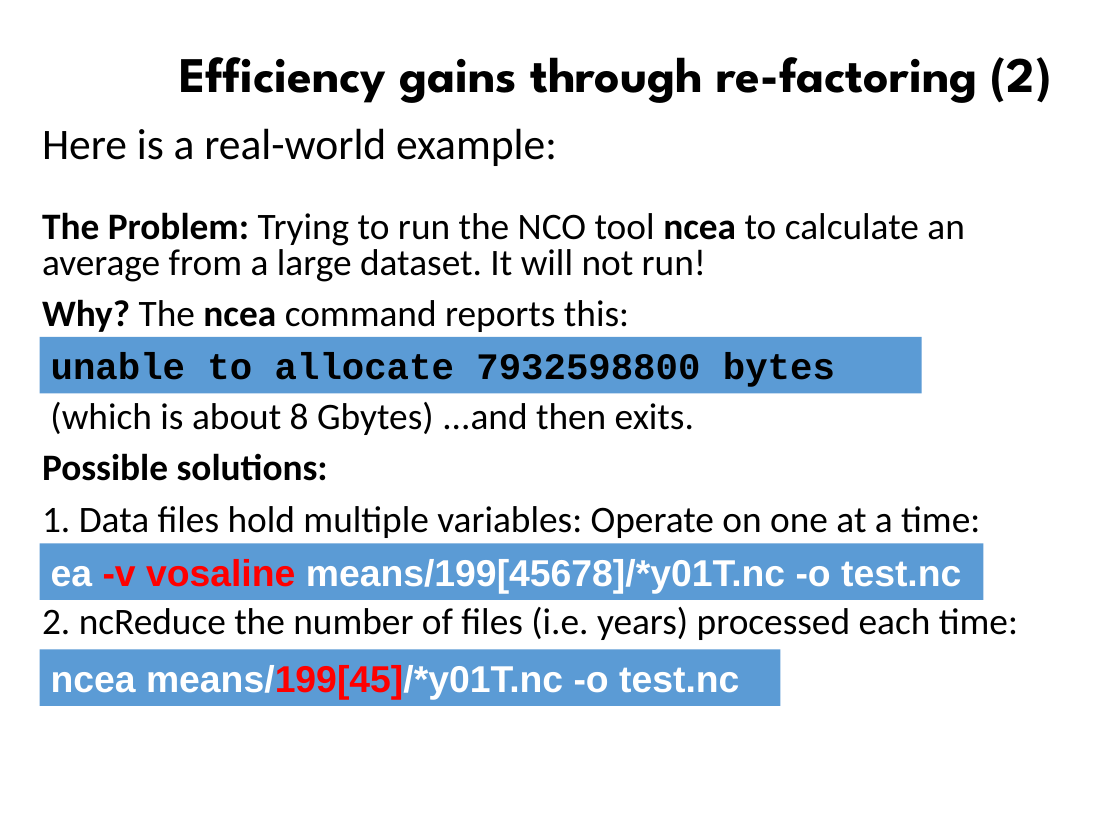
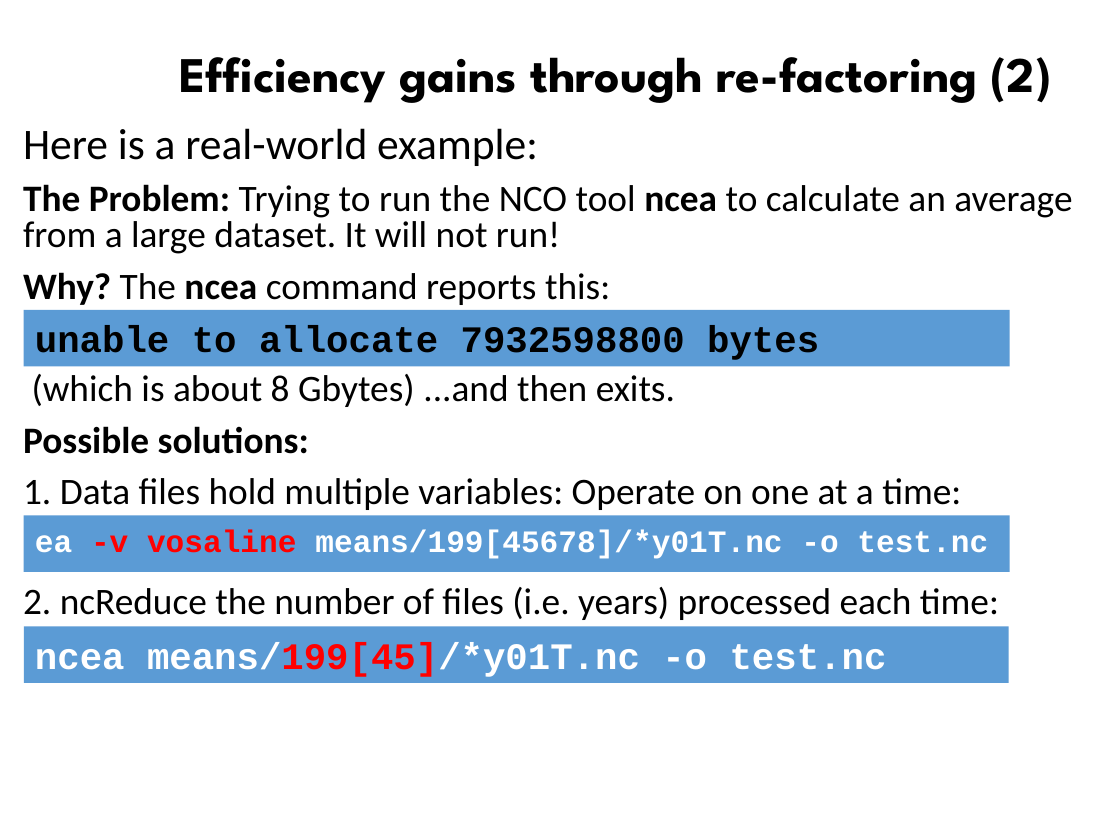
Before and after one commit to ncasuk/ncas-isc, a slide deck: slide 28 of overview_presentations/Parallel_Processing_Large_Data.pptx (slide 23 before the commit). Drawn at 1120x840 pixels with LibreOffice and Linux fonts; fonts in the diff are those of the drawing; background and template pictures are left out. Boxes give left, top, right and bottom in pixels: in the first picture for what was removed or moved away, otherwise in the second. Text is boxed around its words. In the diff, an @@ line names an element or a change of style, - is before the commit and + after.

```diff
--- a/overview_presentations/Parallel_Processing_Large_Data.pptx
+++ b/overview_presentations/Parallel_Processing_Large_Data.pptx
@@ text "Here is a real-world example:": place and size @@
-text "Here is a real-world example:" at <box>42,128,1018,640</box>
+text "Here is a real-world example:" at <box>23,128,1072,620</box>
@@ text at <box>23,128,538,166</box>: less space between paragraphs @@
@@ rectangle "unable to allocate 7932598800 bytes": place and size @@
-rectangle "unable to allocate 7932598800 bytes" at <box>39,337,921,393</box>
+rectangle "unable to allocate 7932598800 bytes" at <box>24,310,1009,366</box>
@@ rectangle "ea -v vosaline means/199[45678]/*y01T.nc -o ...": place and size @@
-rectangle "ea -v vosaline means/199[45678]/*y01T.nc -o ..." at <box>39,543,983,599</box>
+rectangle "ea -v vosaline means/199[45678]/*y01T.nc -o ..." at <box>24,515,1009,571</box>
@@ rectangle "ea -v vosaline means/199[45678]/*y01T.nc -o ..." at <box>24,515,1009,571</box>: size 24 to 20 pt, font Arial to Courier New @@
@@ rectangle "ncea means/199[45]/*y01T.nc -o test.nc": place and size @@
-rectangle "ncea means/199[45]/*y01T.nc -o test.nc" at <box>39,650,780,706</box>
+rectangle "ncea means/199[45]/*y01T.nc -o test.nc" at <box>24,626,1008,682</box>
@@ rectangle "ncea means/199[45]/*y01T.nc -o test.nc" at <box>24,626,1008,682</box>: font Arial to Courier New @@
```
Also in this commit, not shown: 20 other slides changed, 8 slides added, 4 slides removed, 4 other files.
